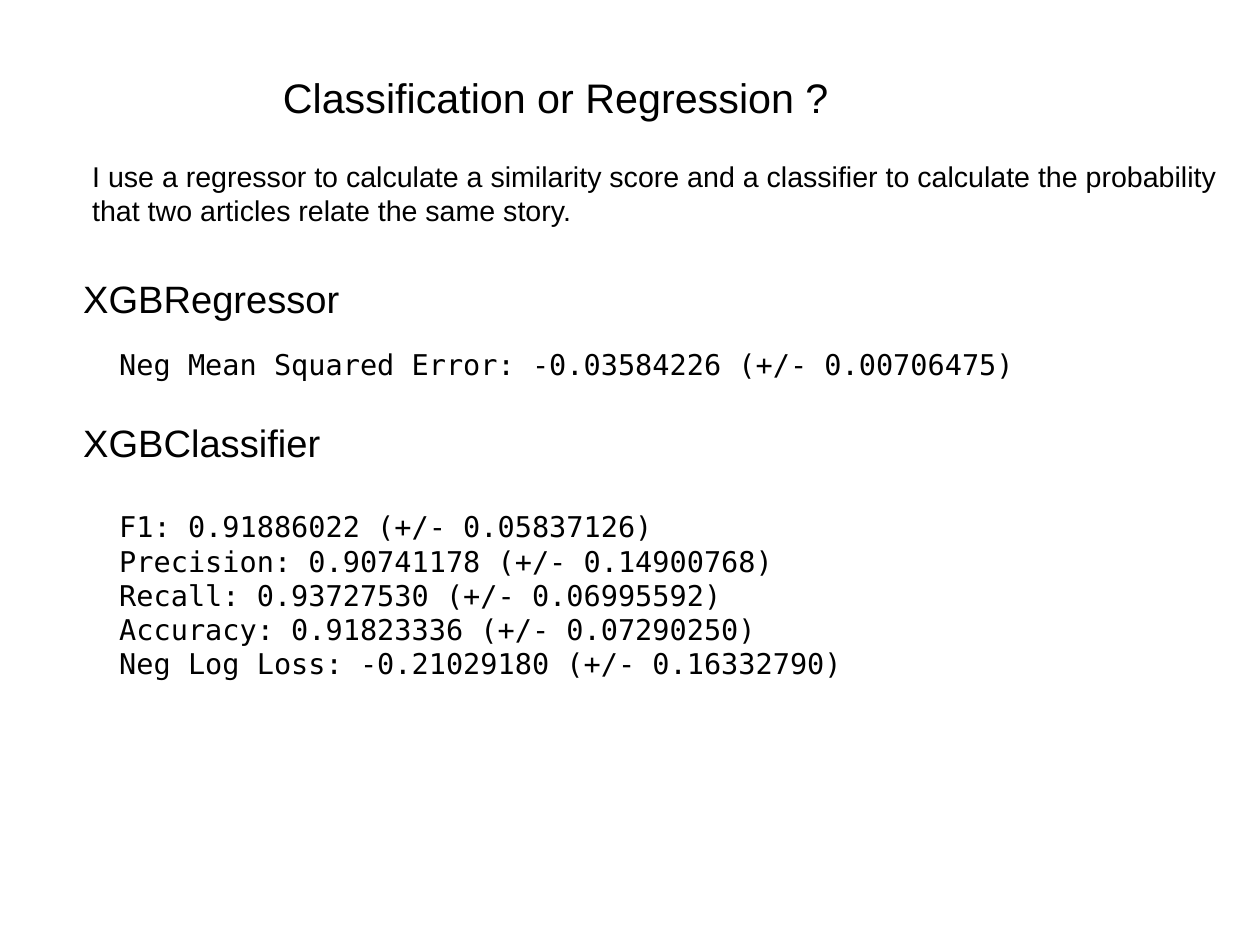
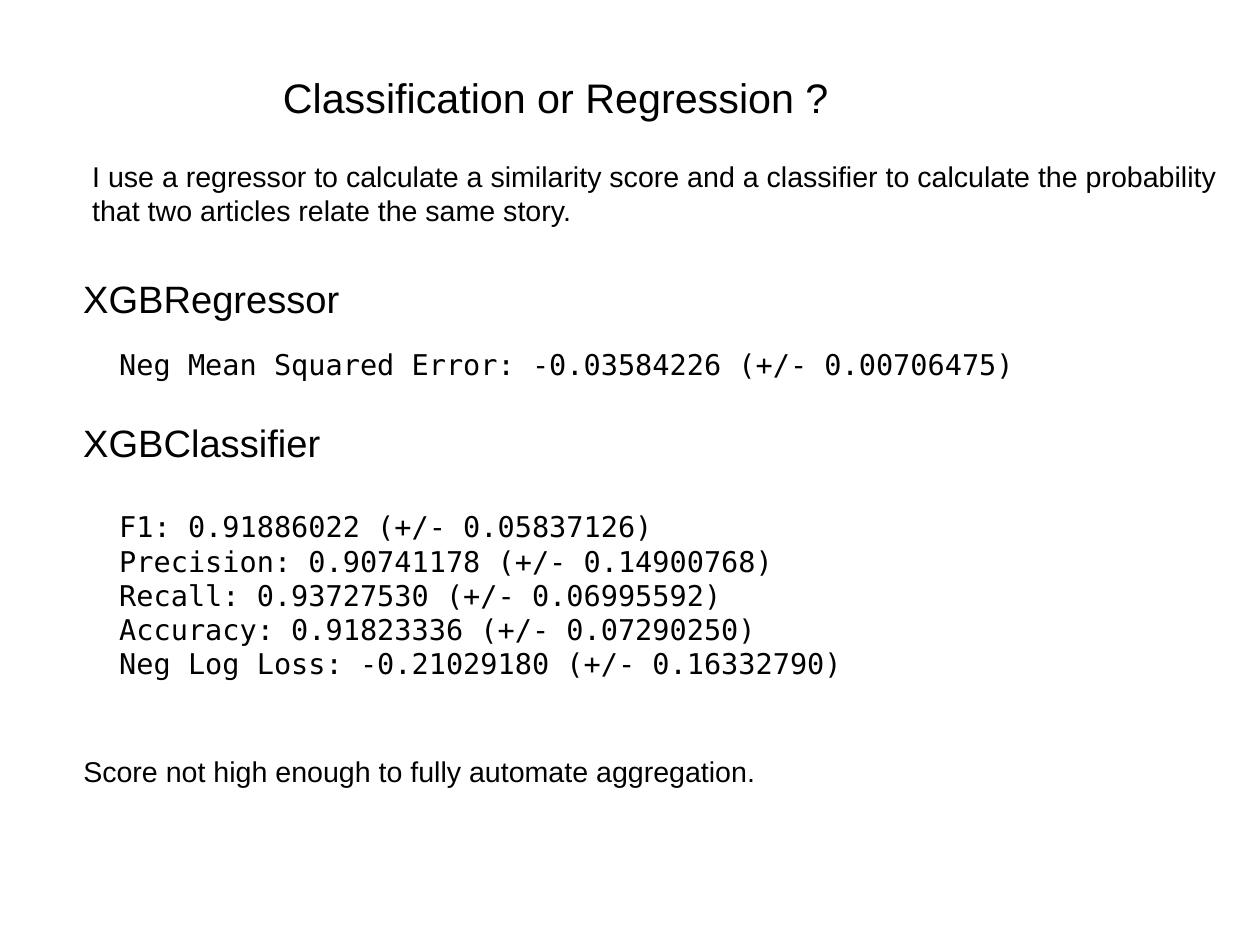
Before and after one commit to diegoami/newscollection, a slide deck: slide 14 of docs/Technical_NLP_7.odp. Drawn at 1260x945 pixels with LibreOffice and Linux fonts; fonts in the diff are those of the drawing. Boxes give left, top, right and bottom in pixels: in the first picture for what was removed or moved away, otherwise in the second. Text is boxed around its words. In the diff, an @@ line names an element or a change of style, - is before the commit and + after.

```diff
--- a/docs/Technical_NLP_7.odp
+++ b/docs/Technical_NLP_7.odp
@@ text added at [83,761,755,788], 18 pt, text #000000 @@
+Score not high enough to fully automate aggregation.
```
Also in this commit, not shown: 15 other files.
